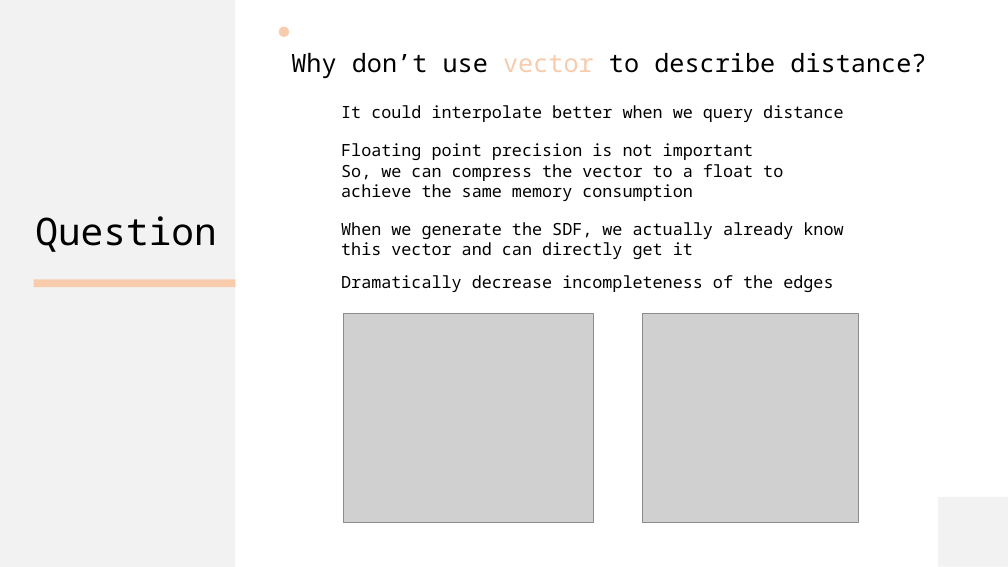
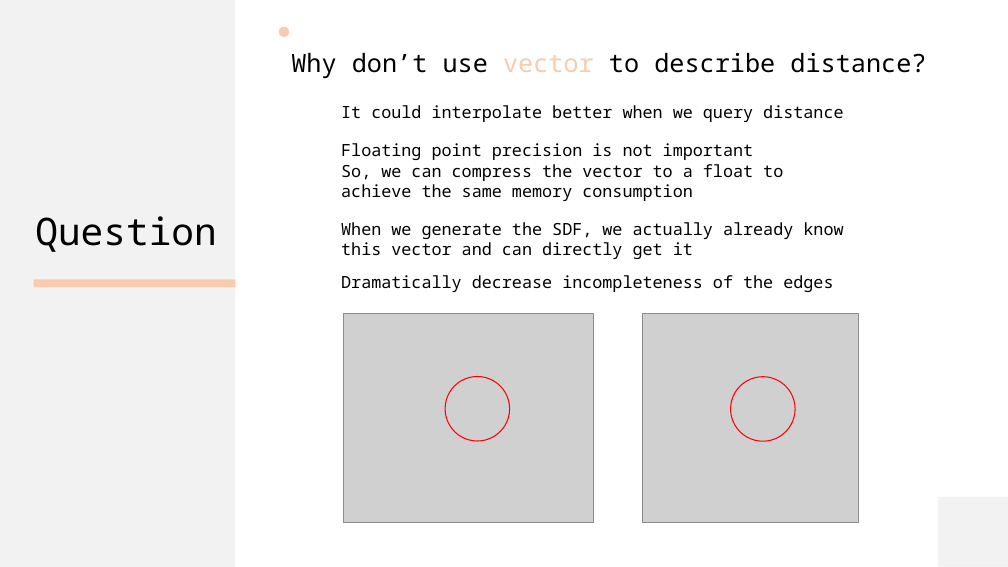
Before and after one commit to LJFYC007/Cosmos, a slide deck: slide 12 of Real-time rendering.pptx (slide 10 before the commit). Drawn at 1008x567 pixels with LibreOffice and Linux fonts; fonts in the diff are those of the drawing; grey boxes stand for pictures. Boxes give left, top, right and bottom in pixels: in the first picture for what was removed or moved away, otherwise in the second. Text is boxed around its words. In the diff, an @@ line names an element or a change of style, - is before the commit and + after.

```diff
--- a/Real-time rendering.pptx
+++ b/Real-time rendering.pptx
@@ ellipse added at (445, 377, 510, 441), outline #FF0000 1 pt @@
@@ ellipse added at (730, 377, 795, 441), outline #FF0000 1 pt @@
```
Also in this commit, not shown: 5 other slides changed, 3 slides added.
